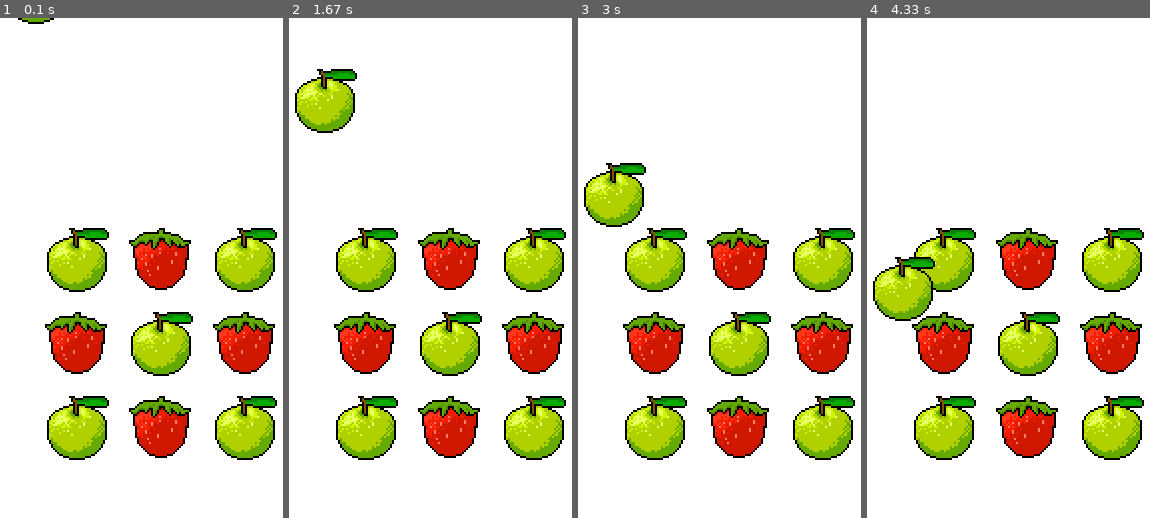
Above: before the commit, frames 1-4 (left to right).
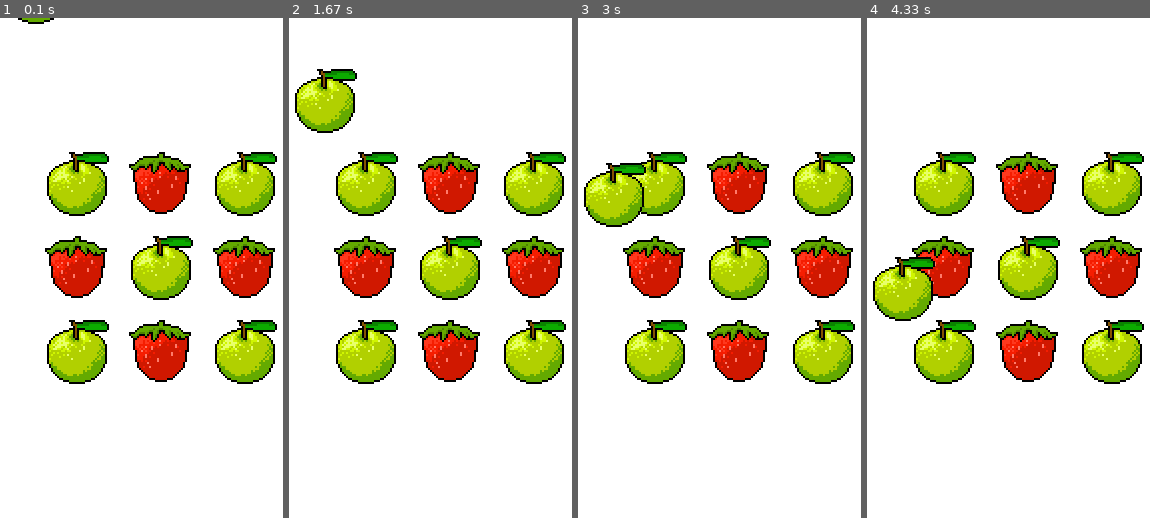
Above: after the commit, the same moments.

Repository: Joshkaki00/pygame-tutorial
Game: pygame game, started from game.py
Two runs of this game, one before a commit and one after it. Both use one fixed random seed, a clock stepped at 60 frames per second and the inputs below.
Inputs:
- Up to frame 1 (0.1 s): no input
- Up to frame 2 (1.67 s): no input
- Up to frame 3 (3 s): no input
- Up to frame 4 (4.33 s): no input

The runs differ from the first frame. In frame 1, 27% of the frame differs, in the area x 15-98%, y 26-89%; in frame 2, 27%; in frame 3, 26%; in frame 4, 27%.

Commit message:
updated grid

Diff:
--- a/game.py
+++ b/game.py
@@ -49,7 +49,7 @@
 grid_size = 3
 spacing = 64 + 20 # 64 pixels for image size, 20 pixels for spacing
 total_width = (grid_size *64 ) + ((grid_size - 1) * 20)
-total_height = (grid_size - 1) * ((grid_size - 1) * 20)
+total_height = (grid_size * 64) + ((grid_size - 1) * 20)
 start_x = (500 - total_width) / 2
 start_y = (500 - total_height) / 2
 
